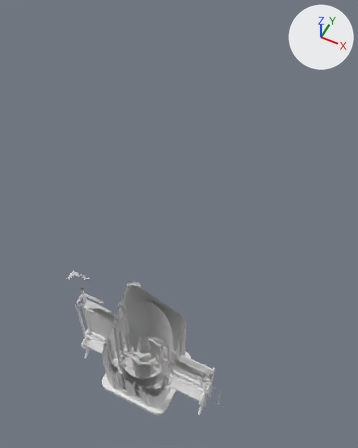
Before and after pictures for a commit that changed the Blender file Props/Street/Props_Street.blend.
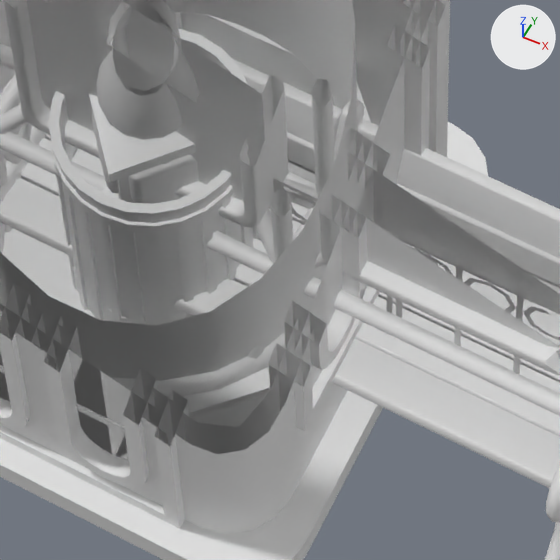
There are two pictures of each version: one whole from a 50 mm camera at (2.93, -4.23, 10.78) aimed at (0.47, 0.68, 4.64), one close up on the part from 35% to 56% of the width and 75% to 92% of the height. Every picture has the same lights, and +X, +Y and +Z are marked at upper right. The first two pictures are the older version. Everything nearer to the camera than a plane just in front of the edit is cut away.

In view in the first close-up: 'Prop_Street_Bench', 'Prop_Street_BuildingSign', 'Prop_Street_Fence_Low_Section', 'Prop_Street_Lamp_Type1', 'Prop_Street_NewsPillar', 'Prop_Street_RubbishBin_Metal', 'Prop_Street_SignBoard', 'Prop_Street_StreetSign_Pole', 'Prop_Street_TelegraphBooth', 'Prop_Street_TelegraphBooth_Door' and 1 more.
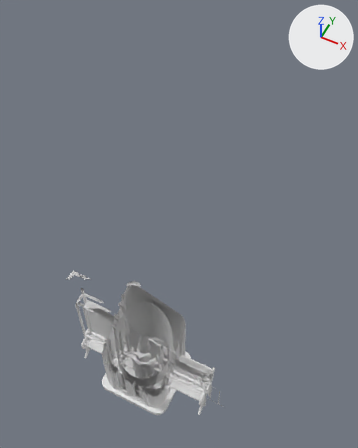
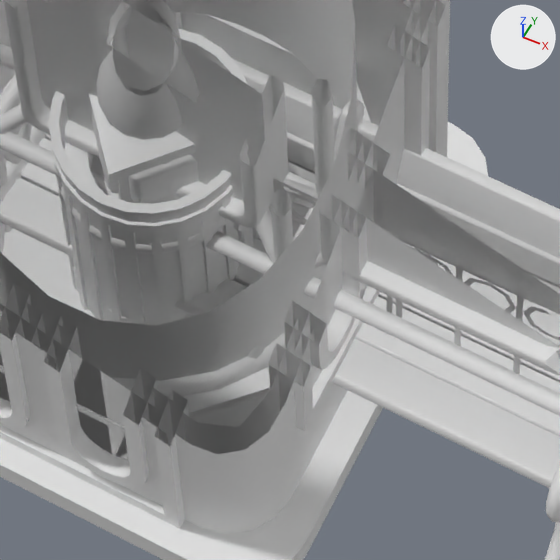
Commit message: Updated some Props

Pixel boxes [x1, y1, x2, y2] of what changed, in the close-ups (560 x 560 px):
'Prop_Street_RubbishBin_Stone', added (mostly hidden)
    after: [60, 143, 245, 254]

The change, as a list of edits to the scene's bpy script:
```text
Add me_prop_street_rubbishbin_stone:
    me_prop_street_rubbishbin_stone.from_pydata(...)  # 817 vertices, 832 faces; spans x -0.325..0.325, y -0.3..0.3, z 0.0..0.8
Add ob_prop_street_rubbishbin_stone:
    ob_prop_street_rubbishbin_stone = bpy.data.objects.new('Prop_Street_RubbishBin_Stone', me_prop_street_rubbishbin_stone)
    ob_prop_street_rubbishbin_stone.location = (0.0, 0.0, 0.0)
```
